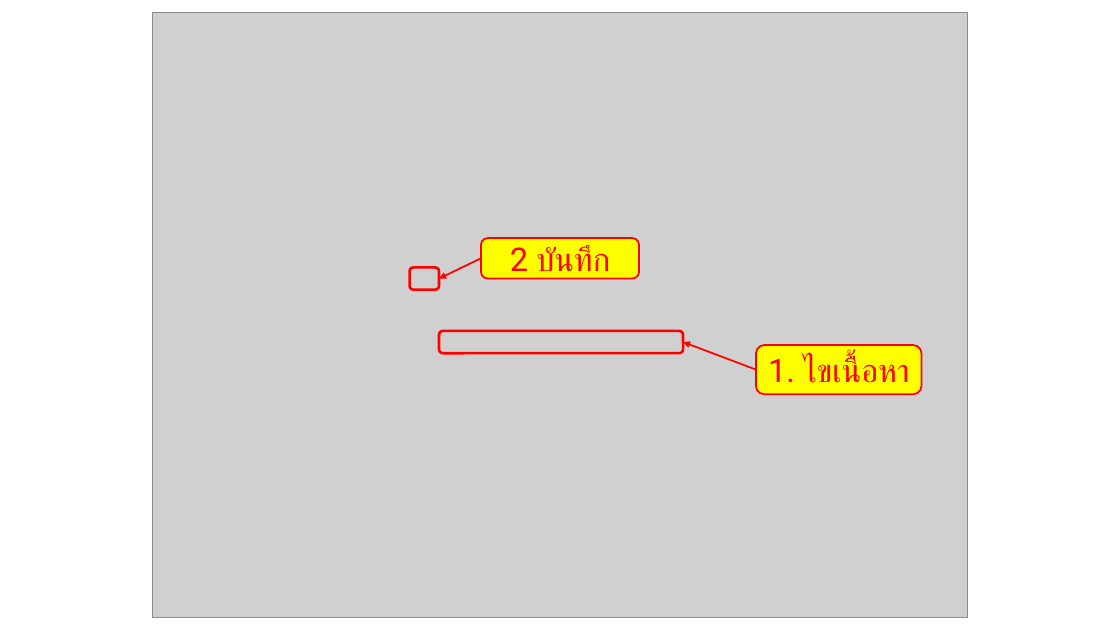
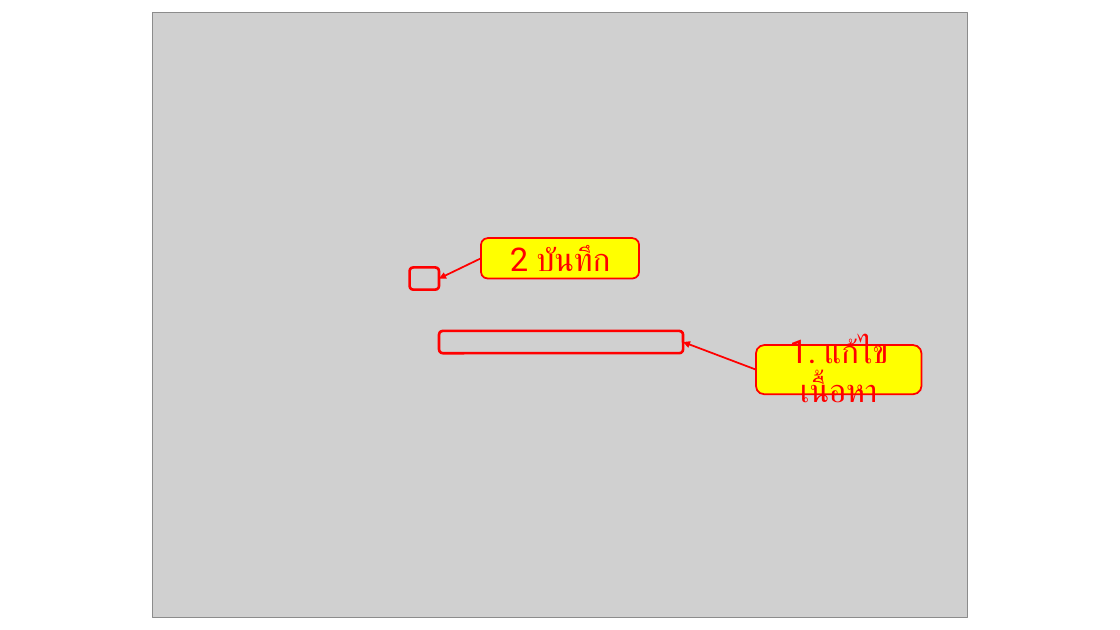
Before and after one commit to COM-LAB-I-2565/COM-LAB-I-LabSheet-4, a slide deck: slide 12 of Pictures/picture capture and edit.pptx. Drawn at 1120x630 pixels with LibreOffice and Linux fonts; fonts in the diff are those of the drawing; grey boxes stand for pictures. Boxes give left, top, right and bottom in pixels: in the first picture for what was removed or moved away, otherwise in the second. Text is boxed around its words. In the diff, an @@ line names an element or a change of style, - is before the commit and + after.

```diff
--- a/Pictures/picture capture and edit.pptx
+++ b/Pictures/picture capture and edit.pptx
@@ text in rounded rectangle at box(789, 333, 888, 411): text changed @@
-1. ไขเนื้อหา
+1. แก้ไขเนื้อหา
```
